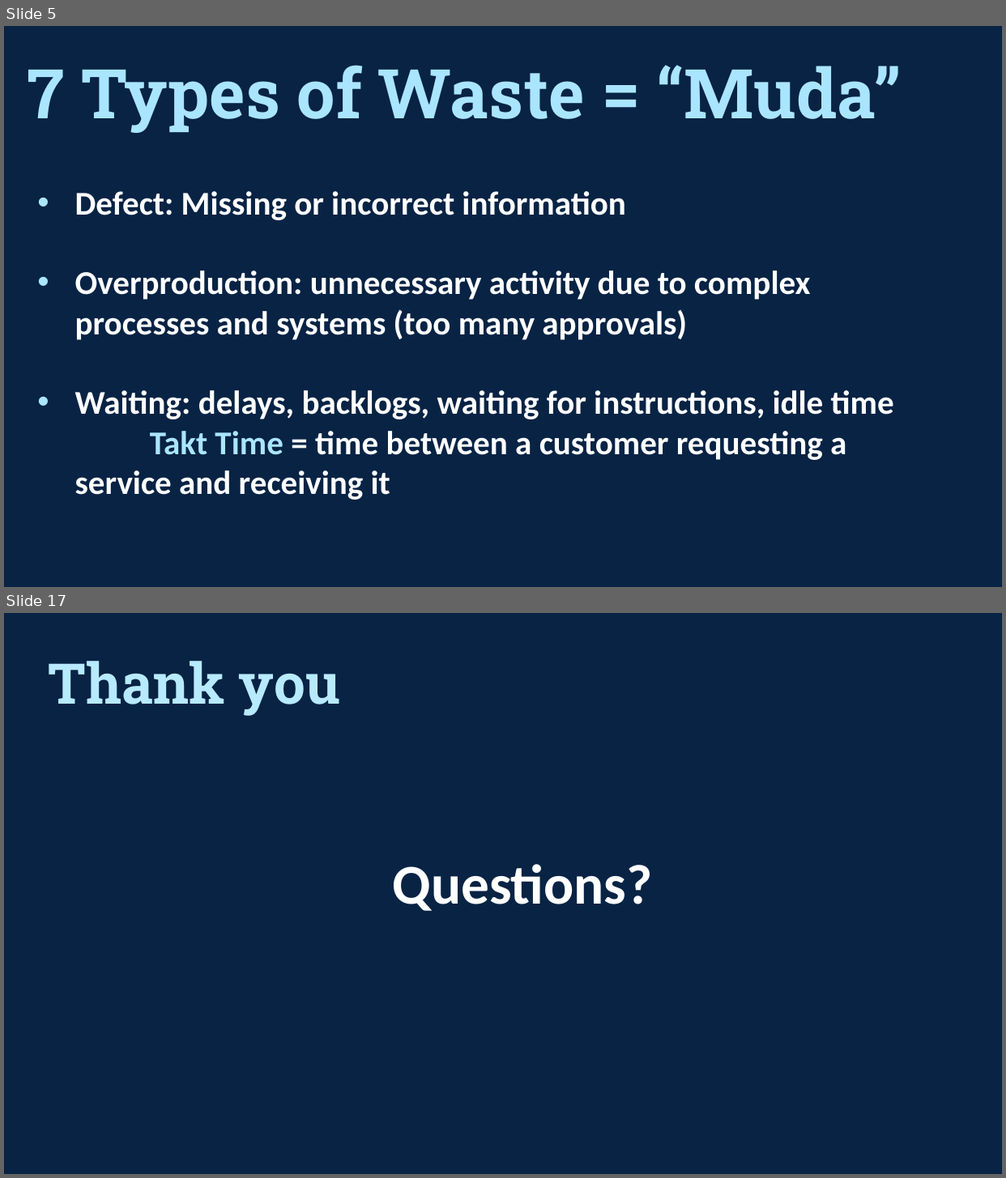
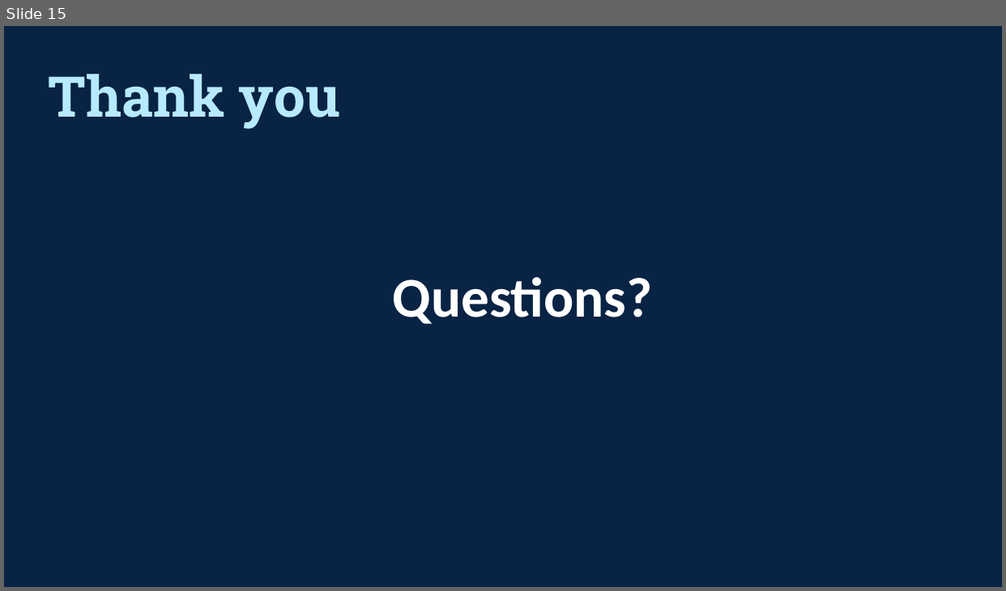
Before and after one commit to emobes22/project-one, a slide deck: Zillow_Powerpoint.pptx. Shown one above the other, each under a label of ours: slides 5 and 17 before the commit, slide 15 after it; the slides between them are not shown. The pictures are 1006x1178 and 1006x591 pixels, drawn with LibreOffice and Linux fonts; fonts in the diff are those of the drawing. Boxes give left, top, right and bottom in pixels: in the first picture for what was removed or moved away, otherwise in the second. Text is boxed around its words. In the diff, an @@ line names an element or a change of style, - is before the commit and + after.

```diff
--- a/Zillow_Powerpoint.pptx
+++ b/Zillow_Powerpoint.pptx
@@ slide 5 removed at <box>4,26,1002,587</box>, background #082344 @@
@@ title removed at <box>27,65,901,133</box> @@
-7 Types of Waste = “Muda”
@@ text removed at <box>75,191,894,500</box> @@
-• Defect: Missing or incorrect information
-• Overproduction: unnecessary activity due to complex processes and systems (too many approvals)
-• Waiting: delays, backlogs, waiting for instructions, idle time
-  Takt Time = time between a customer requesting a service and receiving it
@@ what was slide 17 is now slide 15 @@
```
Also in this commit, not shown: 2 slides changed, 12 slides added, 13 other slides removed.
